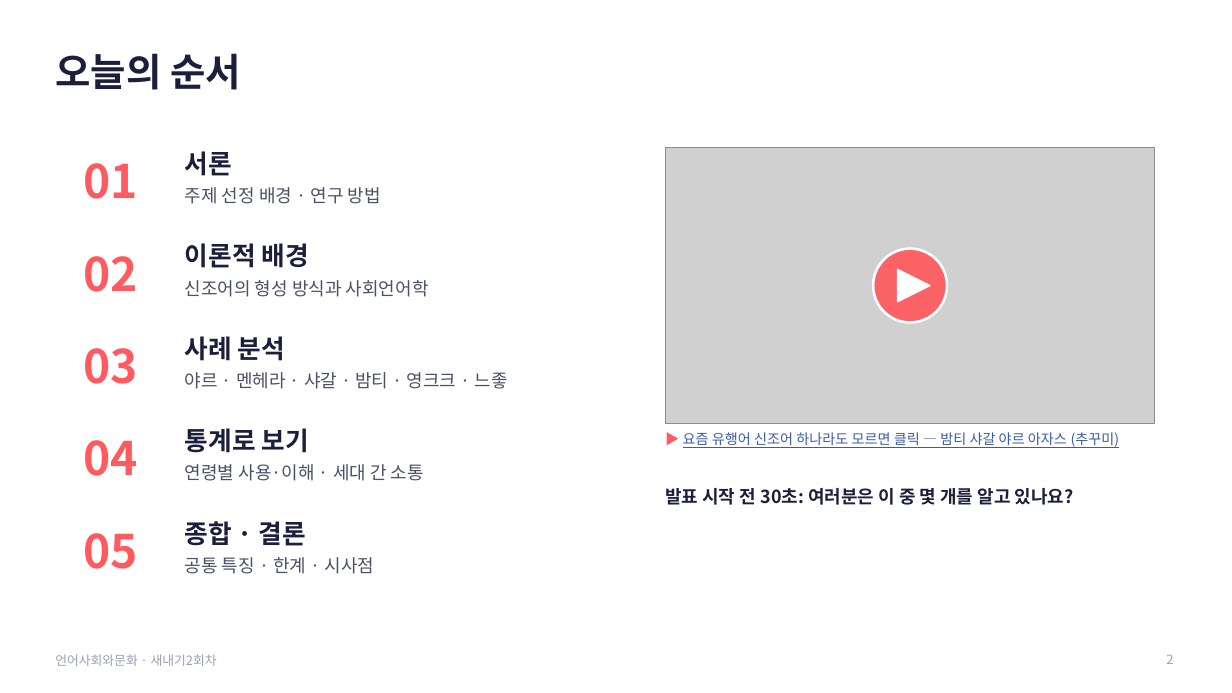
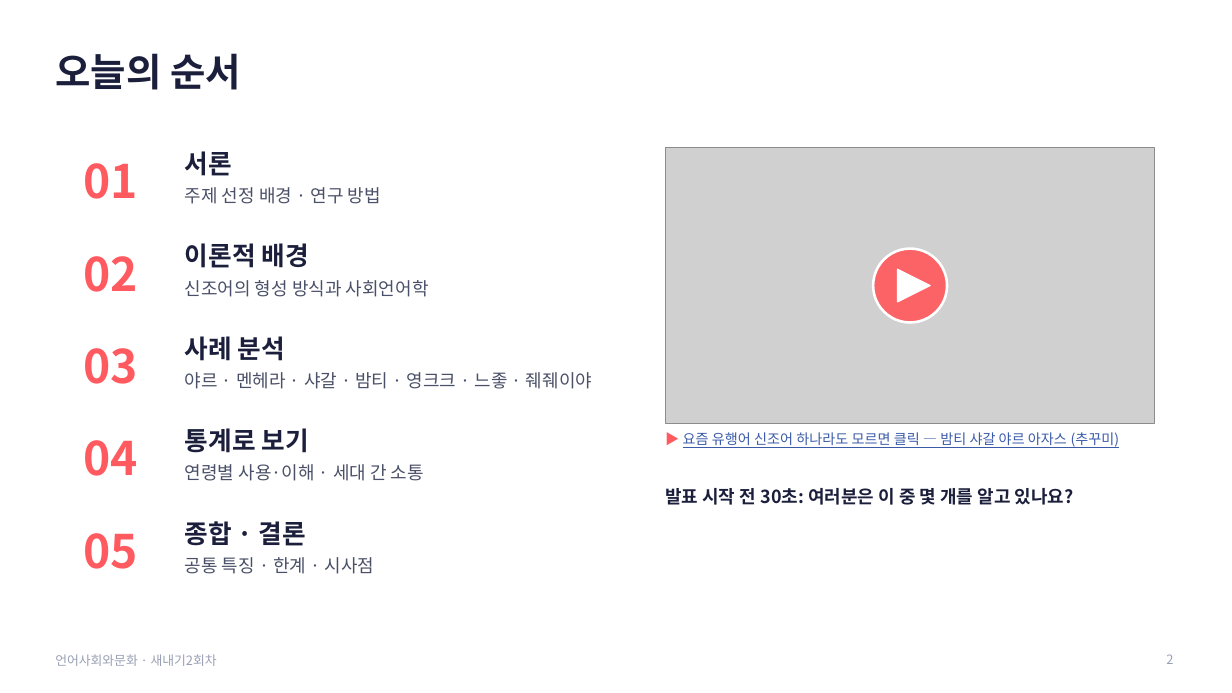
Before and after one commit to junseok7-cpu/hello, a slide deck: slide 2 of report/언어사회와문화_발표_새내기2회차.pptx. Drawn at 1232x693 pixels with LibreOffice and Linux fonts; fonts in the diff are those of the drawing; grey boxes stand for pictures. Boxes give left, top, right and bottom in pixels: in the first picture for what was removed or moved away, otherwise in the second. Text is boxed around its words. In the diff, an @@ line names an element or a change of style, - is before the commit and + after.

```diff
--- a/report/언어사회와문화_발표_새내기2회차.pptx
+++ b/report/언어사회와문화_발표_새내기2회차.pptx
@@ text at <box>185,372,592,389</box>: text changed @@
-야르 · 멘헤라 · 샤갈 · 밤티 · 영크크 · 느좋
+야르 · 멘헤라 · 샤갈 · 밤티 · 영크크 · 느좋 · 줴줴이야
```
Also in this commit, not shown: 10 other slides changed, 1 slide added, 2 other files.
